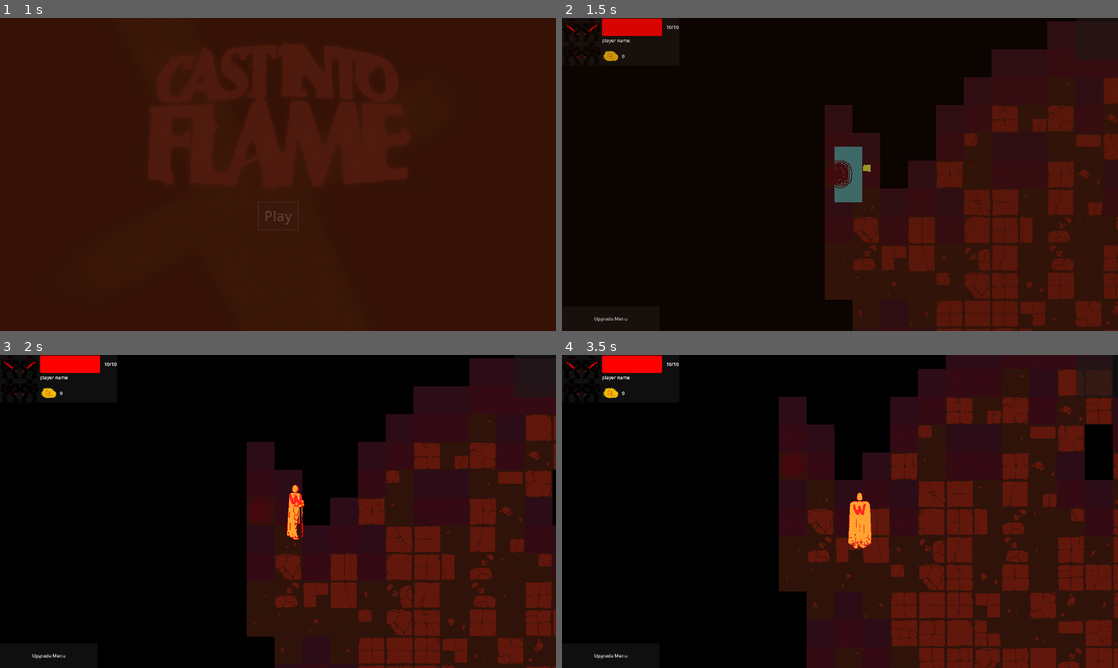
Above: before the commit, frames 1-4 (two rows, left to right).
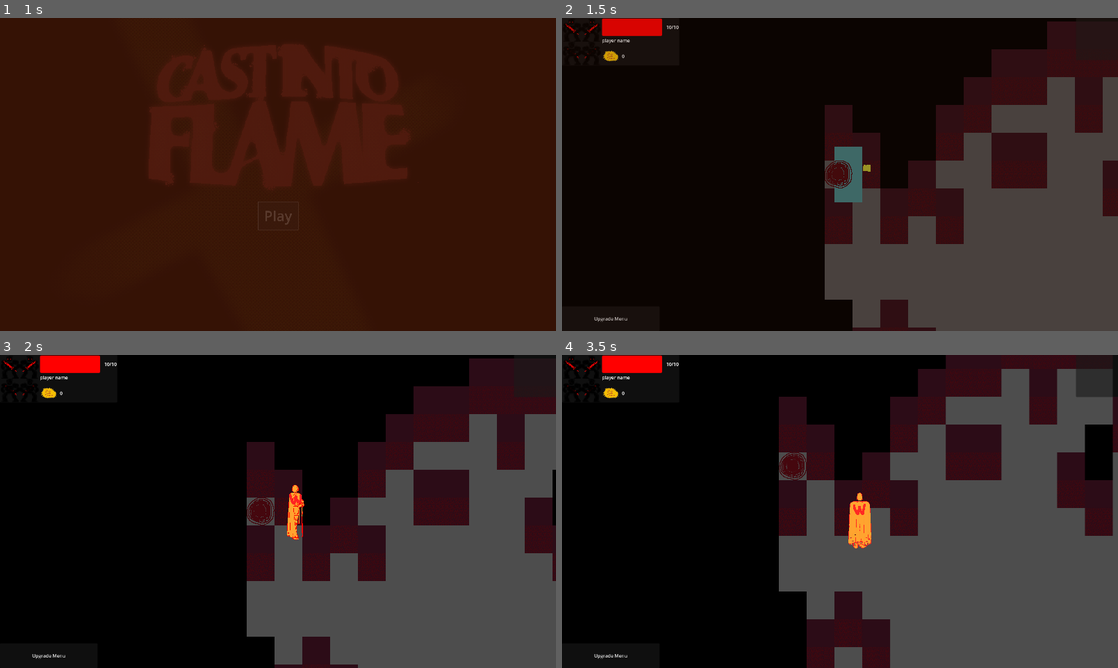
Above: after the commit, the same moments.

Repository: jible/capstone
Game: Godot game, scene res://scenes/testScenes/main_menu.tscn
The game is run twice, just before and just after one commit, with the same random seed, the same clock (stepped at 60 frames per second) and the same inputs. The engine's default icon, where the game draws it, is replaced by a stand-in: a white triangle on a blue panel in a dark square.
Inputs (mouse positions are in pixels of both pictures, inside the frame that each line leads up to):
- Up to frame 1 (1 s): click "Play" at 0.5 s
- Up to frame 2 (1.5 s): move the mouse to (962, 158) at 1.27 s; hold Right (right) from 1.28 s (still down); hold Space (attack) from 1.28 s (still down)
- Up to frame 3 (2 s): keep holding Right (right); keep holding Space (attack)
- Up to frame 4 (3.5 s): move the mouse to (728, 527) at 2.02 s; release Right (right) at 2.03 s; release Space (attack) at 2.03 s; hold Down (down) 2.03-2.78 s; tap Space (attack) at 2.1 s; move the mouse to (895, 442) at 2.77 s; hold Right (right) from 2.78 s (still down); hold Space (attack) from 2.78 s (still down)

Frame 1 is identical in both runs. In frame 2, 25% of the frame differs, in the area x 47-100%, y 18-100%; in frame 3, 27%; in frame 4, 36%, in the area x 39-100%, y 4-100%.

Commit message:
Navmesh now dynamically sizes around the tile map

Diff:
--- a/nav_mesh_maker.gd
+++ b/nav_mesh_maker.gd
@@ -2,5 +2,12 @@
 class_name NavMeshMaker
 
 func make_mesh(corners):
-	# TODO Find a way to manually modify the outter bounds of the navmesh.
+	# James: After a bunch of fighting this, I just coppied some code from ball game
+	var polygon = NavigationPolygon.new()
+	polygon.add_outline(corners)
+	polygon.agent_radius = 50
+	polygon.source_geometry_group_name = "pathfinder_collision"
+	polygon.source_geometry_mode = NavigationPolygon.SOURCE_GEOMETRY_GROUPS_EXPLICIT
+	NavigationServer2D.bake_from_source_geometry_data(polygon, NavigationMeshSourceGeometryData2D.new());
+	navigation_polygon = polygon
 	bake_navigation_polygon()
--- a/scenes/level_generator.tscn
+++ b/scenes/level_generator.tscn
@@ -19,14 +19,10 @@
 tile_size = Vector2i(120, 120)
 sources/0 = SubResource("TileSetAtlasSource_sr1dw")
 
-[sub_resource type="NavigationPolygon" id="NavigationPolygon_4vgcj"]
-vertices = PackedVector2Array(375529, 387622, -7935.87, 387929, -6989.11, -6390.58, 384411, -11048.4)
+[sub_resource type="NavigationPolygon" id="NavigationPolygon_2pohe"]
+vertices = PackedVector2Array(12385.7, 9217.02, -1818.88, 9240.98, -1695.1, -1351.48, 9188.58, -1897.61)
 polygons = Array[PackedInt32Array]([PackedInt32Array(0, 1, 2, 3)])
-outlines = Array[PackedVector2Array]([PackedVector2Array(-7039, -6440, -7986, 387979, 375578, 387672, 384462, -11099)])
-source_geometry_mode = 2
-source_geometry_group_name = &"pathfinder_collision"
-border_size = 1.0
-agent_radius = 50.0
+outlines = Array[PackedVector2Array]([PackedVector2Array(-1705, -1361, 9196, -1908, 12399, 9227, -1829, 9251)])
 
 [node name="Level Generator" type="Node2D" node_paths=PackedStringArray("nav_mesh_maker")]
 script = ExtResource("1_imcpr")
@@ -45,5 +41,5 @@
 
 [node name="NavMeshMaker" type="NavigationRegion2D" parent="."]
 top_level = true
-navigation_polygon = SubResource("NavigationPolygon_4vgcj")
+navigation_polygon = SubResource("NavigationPolygon_2pohe")
 script = ExtResource("6_eeug0")
--- a/scenes/limbo.tscn
+++ b/scenes/limbo.tscn
@@ -1,6 +1,8 @@
-[gd_scene load_steps=2 format=3 uid="uid://cxhhke25i6fup"]
+[gd_scene load_steps=3 format=3 uid="uid://cxhhke25i6fup"]
 
 [ext_resource type="PackedScene" uid="uid://bugqksfg6vdn7" path="res://scenes/prefabs/scene_config_package.tscn" id="1_aqu5y"]
+
+[sub_resource type="NavigationPolygon" id="NavigationPolygon_k7bpu"]
 
 [node name="Limbo" type="Node2D"]
 
@@ -9,5 +11,8 @@
 [node name="Level Generator" parent="Scene Config Package" index="0"]
 randomize_seed = true
 
+[node name="NavMeshMaker" parent="Scene Config Package/Level Generator" index="2"]
+navigation_polygon = SubResource("NavigationPolygon_k7bpu")
+
 [editable path="Scene Config Package"]
 [editable path="Scene Config Package/Level Generator"]
--- a/scripts/level_generator.gd
+++ b/scripts/level_generator.gd
@@ -99,8 +99,8 @@
 			if map.get_tile(pos).type == "floor":
 				# get random tile position
 				# [ ] get length and width of tileset, rather than magic number
-				layers["environment"].set_cell(pos, 0, Vector2i(randi()%9, randi()%9))
-
+				#layers["environment"].set_cell(pos, 0, Vector2i(randi()%9, randi()%9))
+				pass
 			if map.get_tile(pos).type == null:
 				layers["environment"].set_cell(pos, 0, Vector2i(9, 9))
 
Not shown, changed: CHANGELOG.md
